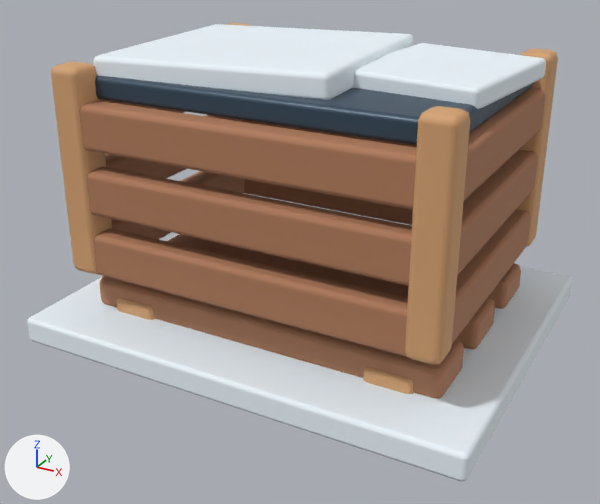
An edit to the glTF model HavenlineGodot/assets/stations_v2/cargo_crate.glb, drawn before and after from the same camera.
Rendered twice from a camera (50 mm lens) standing at (1.34, -2.54, 1.51) and looking at (0.0, -0.1, 0.29). The axes (+X, +Y, +Z) are drawn at lower left. The lights are the same throughout. The older version comes first. Vertices at exactly the same position are counted once.

Before the edit, the objects in view are built like this:
```python
me_cargo_crate = bpy.data.meshes.new('cargo_crate')
me_cargo_crate.from_pydata(...)  # 1660 vertices, 3196 faces; spans x -0.84..0.84, y -0.67..0.67, z -0.03..1.02
# faces by material slot: [324, 1620, 864, 108, 108, 108, 64]
me_cargo_crate.materials.append(mat_hl_snow)  # white #eff8ff
me_cargo_crate.materials.append(mat_hl_wood)  # brown #b17c5b
me_cargo_crate.materials.append(mat_hl_wood_light)  # beige #d7a473
me_cargo_crate.materials.append(mat_hl_dark)  # dark blue #354b5d
me_cargo_crate.materials.append(mat_hl_blue)  # blue #4d99cb
me_cargo_crate.materials.append(mat_hl_yellow)  # yellow #ffd750
me_cargo_crate.materials.append(mat_hl_metal)  # blue #6c8495
ob_cargo_crate = bpy.data.objects.new('cargo_crate', me_cargo_crate)
ob_cargo_crate.location = (0.0, 0.0, 0.0)
```
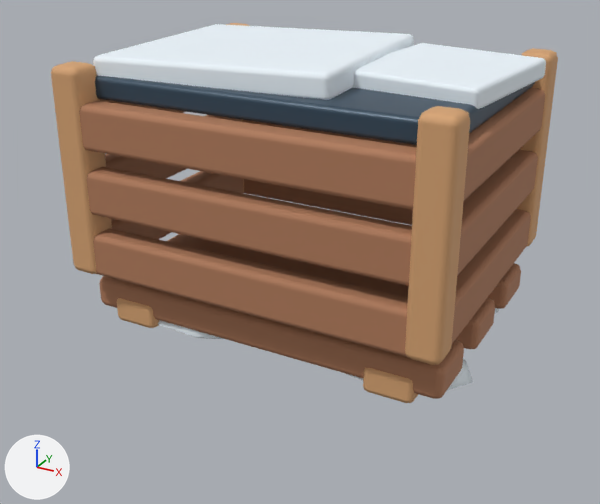
Location of each change, (x1, y1, x2, y2) in pixels of the pictures (600 x 504 px):
'cargo_crate', reshaped (7% narrower, 17% shorter): before (27, 23, 573, 481); after (51, 23, 558, 403)
part 1 of me_cargo_crate, added: after (158, 320, 223, 339)
part 2 of me_cargo_crate, added (mostly hidden): after (345, 359, 473, 390)
part 3 of me_cargo_crate, deleted: before (27, 236, 573, 481)

Diff of the bpy script that builds the scene:
```diff
--- a/HavenlineGodot/assets/stations_v2/cargo_crate.glb.py
+++ b/HavenlineGodot/assets/stations_v2/cargo_crate.glb.py
@@ me_cargo_crate @@
 # used by ob_cargo_crate; location = (0.0, 0.0, 0.0)
-me_cargo_crate.from_pydata(...)  # 1660 vertices, 3196 faces; spans x -0.84..0.84, y -0.67..0.67, z -0.03..1.02
+me_cargo_crate.from_pydata(...)  # 1757 vertices, 3367 faces; spans x -0.72..0.72, y -0.55..0.62, z -0.01..1.02
+# me_cargo_crate part 1: a new loose piece of 29 vertices spanning x -0.57..-0.02, y -0.45..-0.05, z -0.01..0.1, in mat_hl_snow (white #eff8ff)
+# me_cargo_crate part 2: a new loose piece of 29 vertices spanning x 0.1..0.72, y -0.43..-0.06, z -0.01..0.1, in mat_hl_snow (white #eff8ff)
+# me_cargo_crate part 3
+# 56 vertices are removed from x -0.84..0.84, y -0.67..0.67, z -0.03..0.07
+# 108 faces are deleted
+# other edits to the shape of me_cargo_crate do not show in these pictures
 me_cargo_crate.materials.append(mat_hl_snow)
```
